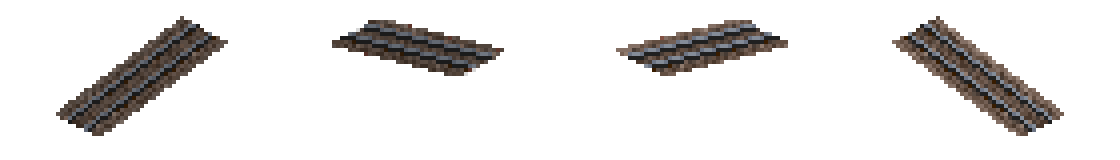
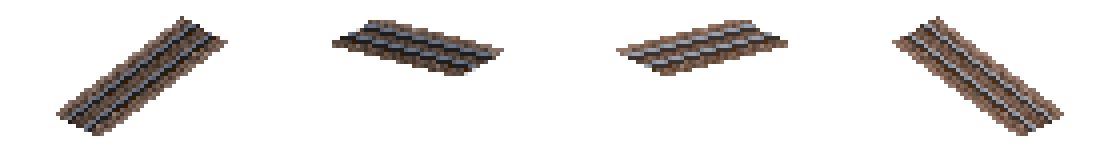
Two versions of the same layered image (1120px x 160px). Layer-by-layer changes:
added layer "Layer 6" (12%) above "Layer 5" over [616, 16, 1064, 136]
added layer "Layer 5" (12%) above "Layer 4" over [56, 20, 424, 136]
painted on "b_parts_1435_jp_conc_blst_slopes" over [56, 16, 1064, 136]
